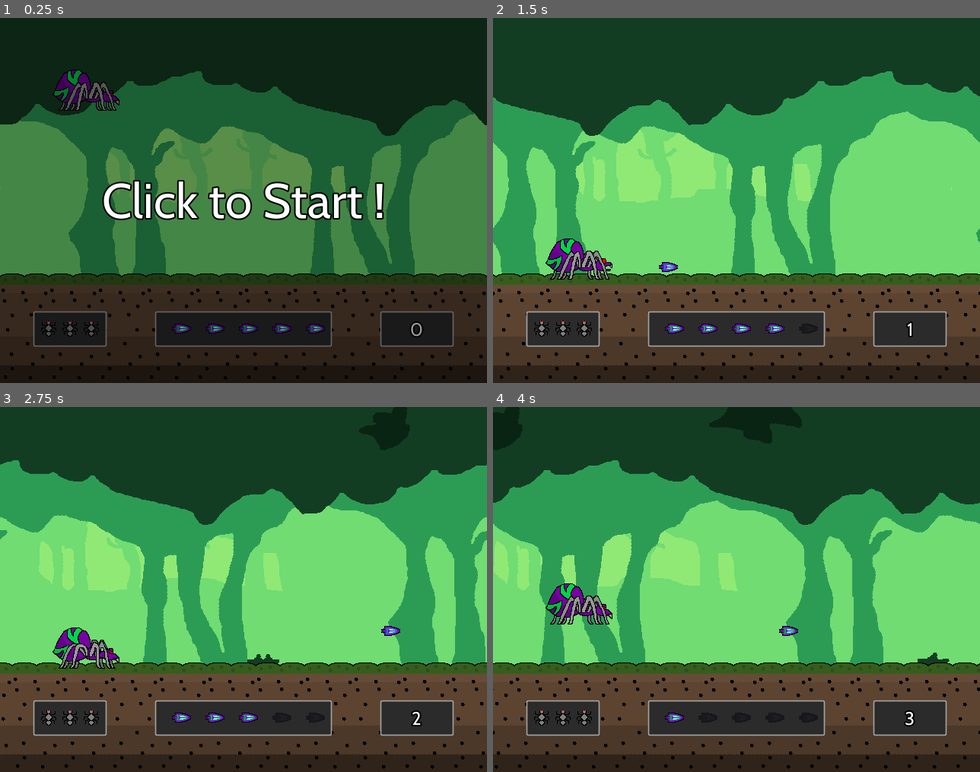
Above: before the commit, frames 1-4 (two rows, left to right).
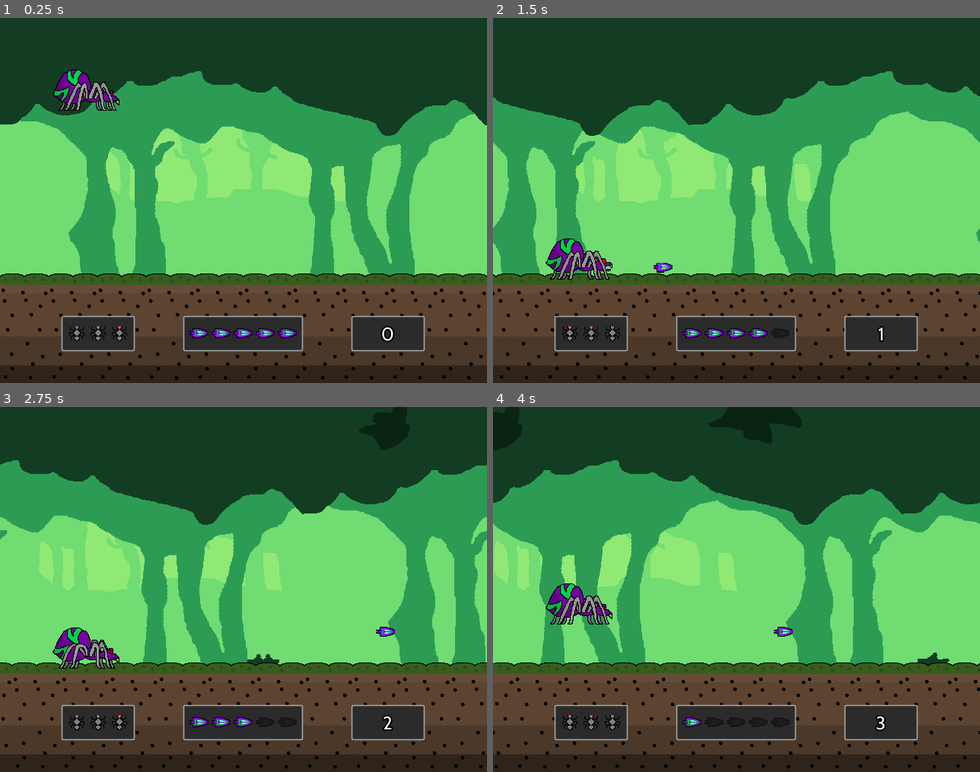
Above: after the commit, the same moments.

Repository: Gravedigger7789/spider-scramble
Game: Godot game, scene res://src/Level/Sandbox1.tscn
Two runs of this game, one before a commit and one after it. Both use one fixed random seed, a clock stepped at 60 frames per second and the inputs below.
Inputs:
- Up to frame 1 (0.25 s): no input
- Up to frame 2 (1.5 s): tap Enter at 0.5 s; hold Z (attack) 0.53-1.28 s; tap Up (jump) at 0.77 s; tap Z (attack) at 1.35 s
- Up to frame 3 (2.75 s): tap Up (jump) at 1.52 s; hold Z (attack) from 2.03 s (still down)
- Up to frame 4 (4 s): release Z (attack) at 2.78 s; tap Z (attack) at 2.85 s; tap Up (jump) at 3.02, 3.77 s; hold Z (attack) from 3.53 s (still down)

The runs differ from the first frame. In frame 1, 68% of the frame differs, in the area x 0-100%, y 14-96%; in frame 2, 6.3%; in frame 3, 6.1%; in frame 4, 5.9%.

Commit message:
Fixed Some Pixels (#16)
* Fixed Some Pixels

* Fixed centering

* Fixed Sizing

* Fixing collision

Co-authored-by: Chris Racioppo <Gravedigger7789@gmail.com>

Diff:
--- a/src/GUI/GameGUI.gd
+++ b/src/GUI/GameGUI.gd
@@ -2,9 +2,9 @@
 
 export(NodePath) var player_path
 onready var player: Player = get_node(player_path)
-onready var health_gui = $HBoxContainer/PanelContainer/HealthGUI
-onready var ammo_gui = $HBoxContainer/PanelContainer2/AmmoGUI
-onready var score_gui = $HBoxContainer/PanelContainer3/ScoreGUI
+onready var health_gui = $CenterContainer/HBoxContainer/PanelContainer/HealthGUI
+onready var ammo_gui = $CenterContainer/HBoxContainer/PanelContainer2/AmmoGUI
+onready var score_gui = $CenterContainer/HBoxContainer/PanelContainer3/ScoreGUI
 onready var pause_menu = $CanvasLayer/PauseMenu
 onready var game_over_menu = $CanvasLayer/GameOverMenu
 
--- a/src/GUI/GameGUI.tscn
+++ b/src/GUI/GameGUI.tscn
@@ -18,55 +18,63 @@
 "_edit_use_anchors_": false
 }
 
-[node name="HBoxContainer" type="HBoxContainer" parent="."]
-anchor_left = 0.5
+[node name="CenterContainer" type="CenterContainer" parent="."]
+anchor_left = 0.1
 anchor_top = 0.9
-anchor_right = 0.5
+anchor_right = 0.9
 anchor_bottom = 0.9
-margin_left = -276.0
-margin_top = -46.0
-margin_right = 276.0
+margin_left = -20.0
+margin_top = -40.0
+margin_right = 20.0
+__meta__ = {
+"_edit_use_anchors_": false
+}
+
+[node name="HBoxContainer" type="HBoxContainer" parent="CenterContainer"]
+margin_left = 37.0
+margin_right = 514.0
+margin_bottom = 46.0
 custom_constants/separation = 64
 __meta__ = {
 "_edit_use_anchors_": false
 }
 
-[node name="PanelContainer" type="PanelContainer" parent="HBoxContainer"]
+[node name="PanelContainer" type="PanelContainer" parent="CenterContainer/HBoxContainer"]
 margin_right = 96.0
 margin_bottom = 46.0
 __meta__ = {
 "_edit_use_anchors_": false
 }
 
-[node name="HealthGUI" parent="HBoxContainer/PanelContainer" instance=ExtResource( 1 )]
+[node name="HealthGUI" parent="CenterContainer/HBoxContainer/PanelContainer" instance=ExtResource( 1 )]
 margin_left = 8.0
 margin_top = 11.0
 margin_right = 88.0
 margin_bottom = 35.0
 
-[node name="PanelContainer2" type="PanelContainer" parent="HBoxContainer"]
+[node name="PanelContainer2" type="PanelContainer" parent="CenterContainer/HBoxContainer"]
 margin_left = 160.0
-margin_right = 392.0
+margin_right = 317.0
 margin_bottom = 46.0
 __meta__ = {
 "_edit_use_anchors_": false
 }
 
-[node name="AmmoGUI" parent="HBoxContainer/PanelContainer2" instance=ExtResource( 2 )]
+[node name="AmmoGUI" parent="CenterContainer/HBoxContainer/PanelContainer2" instance=ExtResource( 2 )]
 margin_left = 8.0
-margin_top = 8.0
-margin_right = 224.0
-margin_bottom = 38.0
+margin_top = 16.0
+margin_right = 149.0
+margin_bottom = 29.0
 
-[node name="PanelContainer3" type="PanelContainer" parent="HBoxContainer"]
-margin_left = 456.0
-margin_right = 552.0
+[node name="PanelContainer3" type="PanelContainer" parent="CenterContainer/HBoxContainer"]
+margin_left = 381.0
+margin_right = 477.0
 margin_bottom = 46.0
 __meta__ = {
 "_edit_use_anchors_": false
 }
 
-[node name="ScoreGUI" parent="HBoxContainer/PanelContainer3" instance=ExtResource( 7 )]
+[node name="ScoreGUI" parent="CenterContainer/HBoxContainer/PanelContainer3" instance=ExtResource( 7 )]
 margin_left = 8.0
 margin_top = 8.0
 margin_right = 88.0
@@ -76,7 +84,9 @@
 layer = 100
 
 [node name="PauseMenu" parent="CanvasLayer" instance=ExtResource( 4 )]
+visible = false
 
 [node name="MainMenu" parent="CanvasLayer" instance=ExtResource( 6 )]
+visible = false
 
 [node name="GameOverMenu" parent="CanvasLayer" instance=ExtResource( 8 )]
--- a/src/Weapons/Projectile.tscn
+++ b/src/Weapons/Projectile.tscn
@@ -49,7 +49,6 @@
 texture = ExtResource( 3 )
 
 [node name="CollisionShape2D" type="CollisionShape2D" parent="."]
-position = Vector2( 6, 0 )
 rotation = 1.5708
 shape = SubResource( 1 )
 
Binary file changed: assets/forest/forestback-2.png
Binary file changed: assets/player/acid_shot_1.png
Binary file changed: assets/player/acid_shot_2.png
